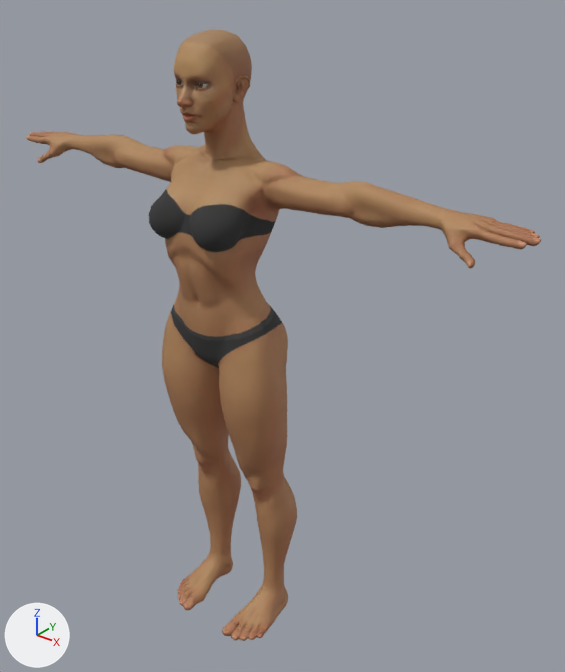
Before and after pictures for a commit that changed the glTF model public/models/mannequin.glb.
One viewpoint serves both versions: a 50 mm lens placed at (1.356, -1.422, 1.923), pointed at (0.106, 0.142, 0.953). The axes (+X, +Y, +Z) are drawn at lower left. The lights are the same throughout. The first picture is the older version. Vertices at exactly the same position are counted once.

Names of what the first picture shows: 'Eyes', 'Superhero_Female'.
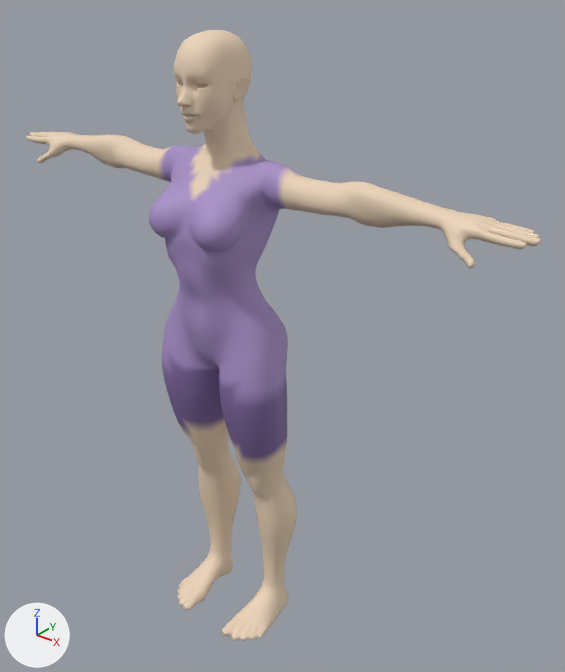
Boxes [x1, y1, x2, y2] around the edits, measured in the pictures (565 x 672 px):
'Superhero_Female', surface changed, recoloured (lighter): [26, 30, 541, 641] in both
'Eyes', deleted: before [176, 81, 209, 88]
part 2 of me_superhero_female, recoloured: [26, 30, 541, 641] in both
part 3 of me_superhero_female, recoloured (lighter): [149, 146, 300, 465] in both

Diff of the bpy script that builds the scene:
```diff
--- a/public/models/mannequin.glb.py
+++ b/public/models/mannequin.glb.py
@@ mat_mi_superhero_female @@
 mat_mi_superhero_female = bpy.data.materials.new('MI_Superhero_Female')
-# nodes: BsdfPrincipled, Math, Mix, NormalMap, OutputMaterial, SeparateColor, TexImage x3, VertexColor
-# uses the picture img_t_superhero_female_dark_basecolor
-# uses the picture img_t_superhero_female_normal
-# uses the picture img_t_superhero_female_roughness
+# nodes: BsdfPrincipled, OutputMaterial, VertexColor
@@ me_superhero_female @@
 me_superhero_female.from_pydata(...)  # 6408 vertices, 12812 faces; spans x -0.83..0.83, y -0.14..0.16, z -0.01..1.77
 # used by ob_superhero_female; location = (0.0, 0.0, 0.0)
+# me_superhero_female part 1: texture (UV) coordinates changed
+# me_superhero_female part 2: 10154 faces centred in x -0.83..0.83, y -0.13..0.16, z -0.01..1.77 are repainted in the vertex colours; the middle colour goes from white #ffffff to beige #ecd4b9
+# me_superhero_female part 3: 2658 faces centred in x -0.21..0.21, y -0.14..0.16, z 0.65..1.47 are repainted in the vertex colours; the middle colour goes from white #ffffff to purple #a990c9
 me_superhero_female.materials.append(mat_mi_superhero_female)
@@ ob_eyes @@
-ob_eyes = bpy.data.objects.new('Eyes', me_eyes)
-ob_eyes.location = (0.0, 0.0, 0.0)
```
